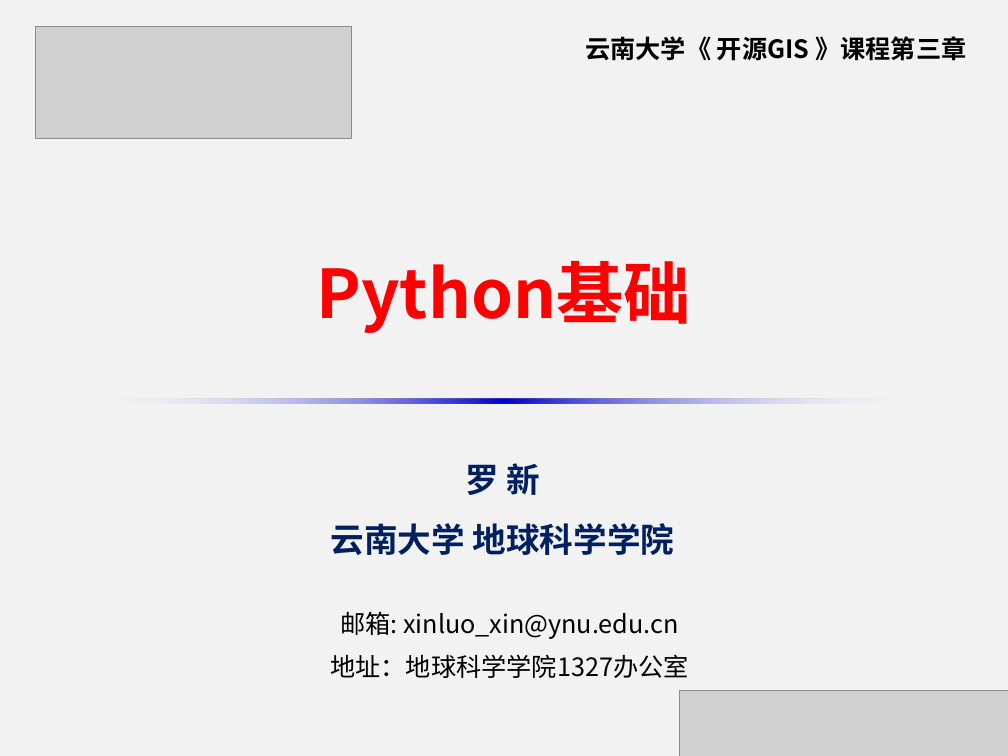
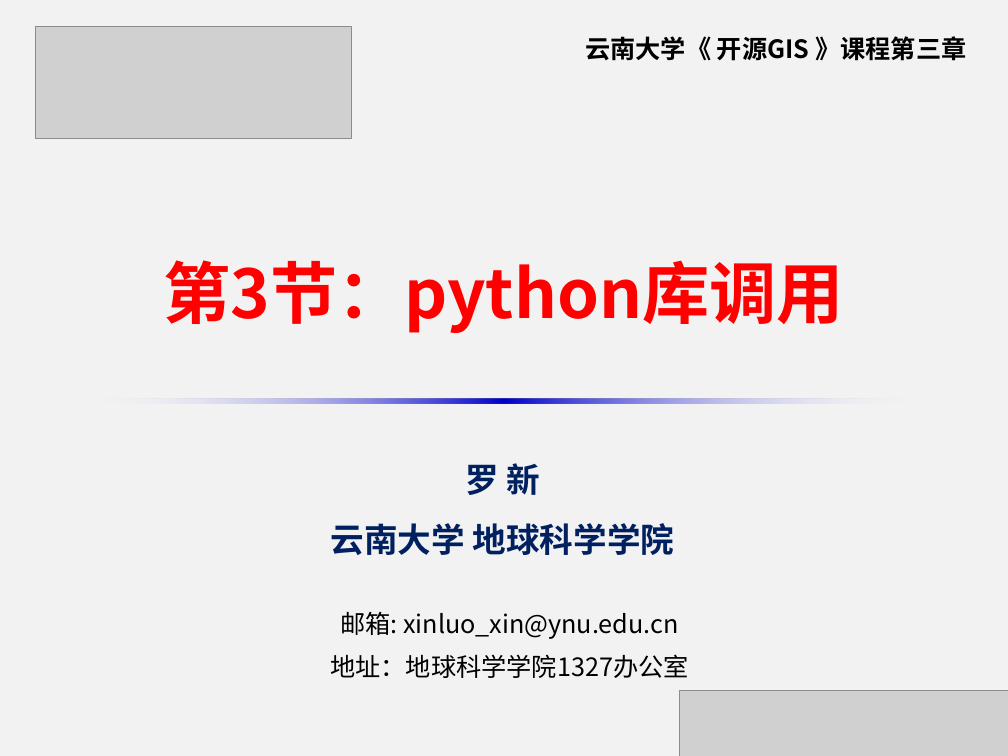
Before and after one commit to xinluo2018/spatial-data-course, a slide deck: slide 1 of 第二章-Python程序设计基础-8学时/第3节-python库调用-2课时.pptx. Drawn at 1008x756 pixels with LibreOffice and Linux fonts; fonts in the diff are those of the drawing; grey boxes stand for pictures. Boxes give left, top, right and bottom in pixels: in the first picture for what was removed or moved away, otherwise in the second. Text is boxed around its words. In the diff, an @@ line names an element or a change of style, - is before the commit and + after.

```diff
--- a/第二章-Python程序设计基础-8学时/第3节-python库调用-2课时.pptx
+++ b/第二章-Python程序设计基础-8学时/第3节-python库调用-2课时.pptx
@@ text at <box>163,260,844,333</box>: text changed @@
-Python基础
+第3节：python库调用
```
Also in this commit, not shown: 4 other slides changed, 8 slides added, 3 slides removed, 12 other files.
